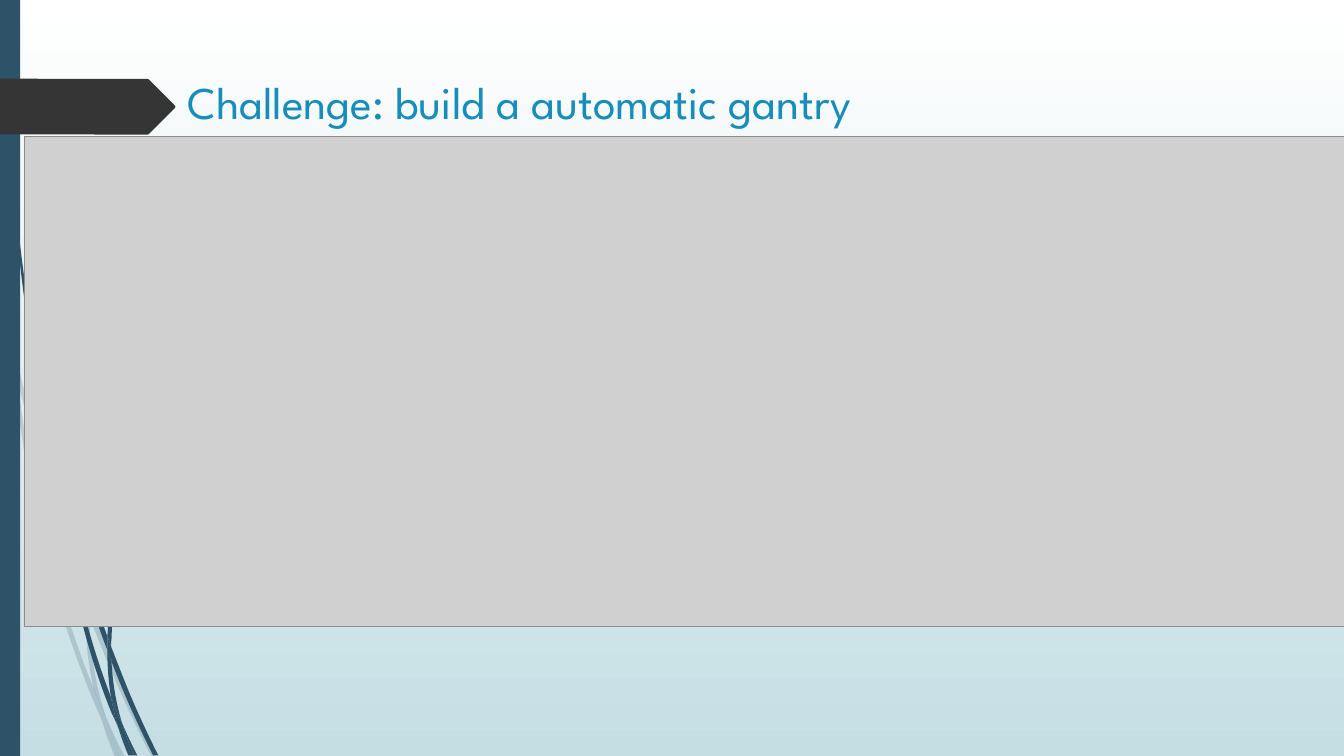
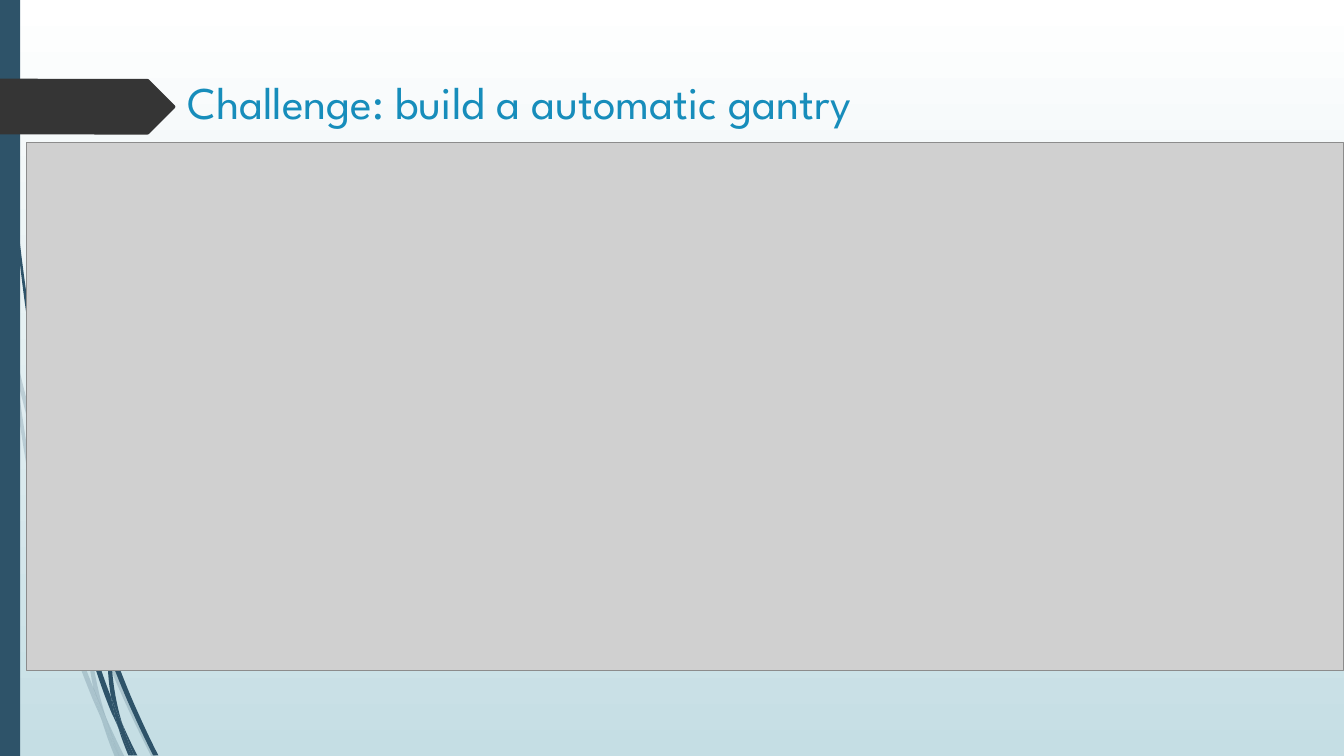
Before and after one commit to nxphi47/arduinoWSntuoss, a slide deck: slide 15 of Arduino_workshop.pptx. Drawn at 1344x756 pixels with LibreOffice and Linux fonts; fonts in the diff are those of the drawing; grey boxes stand for pictures. Boxes give left, top, right and bottom in pixels: in the first picture for what was removed or moved away, otherwise in the second. Text is boxed around its words. In the diff, an @@ line names an element or a change of style, - is before the commit and + after.

Commit message:
adding gantry project

```diff
--- a/Arduino_workshop.pptx
+++ b/Arduino_workshop.pptx
@@ picture: place and size @@
-picture at [24, 136, 1344, 626]
+picture at [26, 142, 1344, 670]
@@ freeform shape added at [51, 142, 71, 476], fill #2E5369 @@
@@ freeform shape removed at [107, 347, 262, 646] @@
@@ freeform shape removed at [60, 476, 107, 650] @@
@@ freeform shape removed at [107, 636, 111, 661] @@
```
Also in this commit, not shown: 3 other slides changed, 1 slide added, 1 slide removed, 8 other files.
